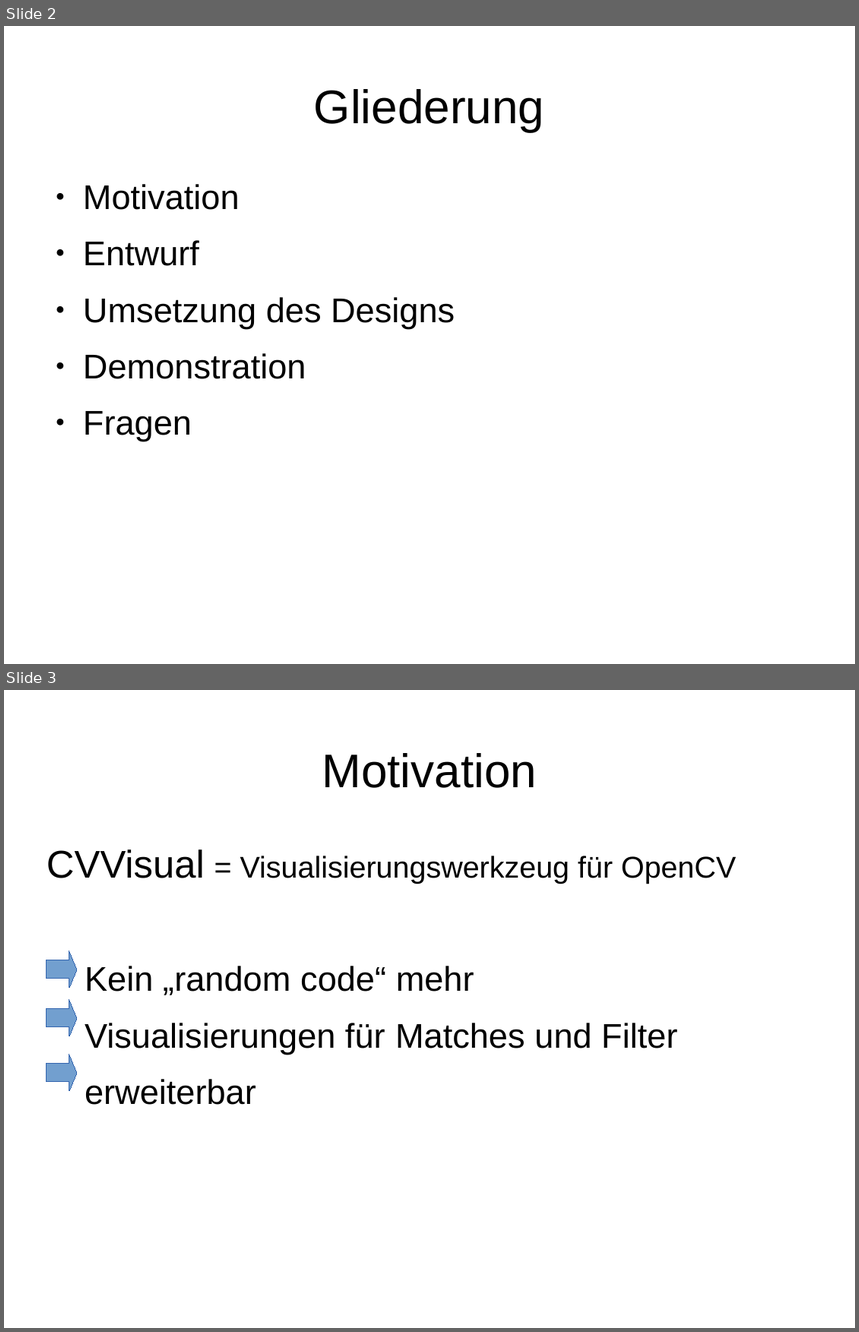
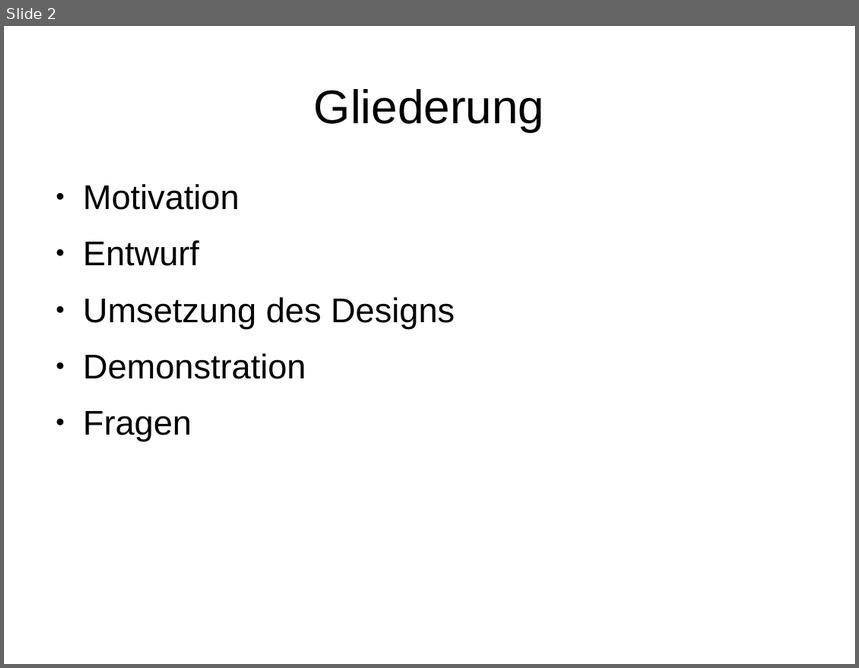
Before and after one commit to CVVisualPSETeam/Dokumente, a slide deck: Presentation/presentation.odp. Shown one above the other, each under a label of ours: slides 2 and 3 before the commit, slide 2 after it. The pictures are 859x1332 and 859x668 pixels, drawn with LibreOffice and Linux fonts; fonts in the diff are those of the drawing. Boxes give left, top, right and bottom in pixels: in the first picture for what was removed or moved away, otherwise in the second. Text is boxed around its words. In the diff, an @@ line names an element or a change of style, - is before the commit and + after.

```diff
--- a/Presentation/presentation.odp
+++ b/Presentation/presentation.odp
@@ slide 3 removed at [4, 690, 855, 1328], background #FFFFFF @@
@@ title removed at [322, 753, 537, 788] @@
-Motivation
@@ text removed at [47, 850, 736, 1105] @@
-CVVisual = Visualisierungswerkzeug für OpenCV
-Kein „random code“ mehr
-Visualisierungen für Matches und Filter
-erweiterbar
@@ right arrow removed at [47, 952, 77, 988] @@
@@ right arrow removed at [47, 1001, 77, 1037] @@
@@ right arrow removed at [47, 1055, 77, 1091] @@
```
Also in this commit, not shown: 1 slide changed, 4 slides added, 1 other slide removed.
